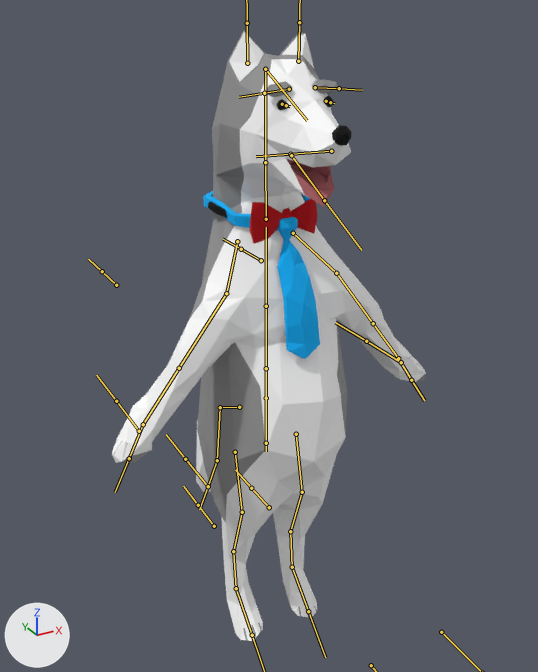
What one commit did to the FBX model Assets/Artwork/Characters/MidlevelDog/midlevel_dog_fbx.fbx.
One viewpoint serves both versions: a 50 mm camera at (-1.009, -1.853, 2.004) aimed at (0.047, 0.069, 1.043). Every picture has the same lights, and +X, +Y and +Z are marked at lower left. The bones that bend it are drawn over the model as lines.

Objects in the first picture: 'body', 'bowtie', 'tie'.
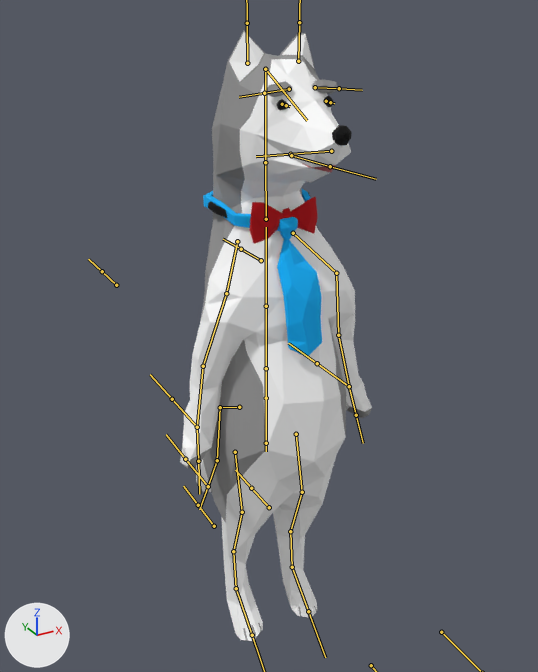
The newer file adds an action. The first version stands in its rest pose; the second is drawn at frame 2 of the action 'Armature|MouthClosed'.

Pixel boxes (x1, y1, x2, y2) of what changed, in the pictures (538 x 672 px):
'body', posed (39% narrower): before (112, 30, 426, 641); after (180, 30, 372, 641)
'tie', posed: before (203, 191, 320, 359); after (203, 188, 322, 356)
bone 'jaw', root to tip: before (291, 155) to (324, 200); after (291, 155) to (330, 166)
bone 'upper_arm.L', root to tip: before (336, 273) to (373, 323); after (336, 273) to (338, 335)
bone 'forearm.L', root to tip: before (373, 323) to (398, 358); after (338, 335) to (349, 386)
bone 'upper_arm.R', root to tip: before (226, 293) to (179, 368); after (226, 293) to (203, 366)
bone 'forearm.R', root to tip: before (179, 368) to (143, 424); after (203, 366) to (197, 427)

The edits, one by one:
Bone 'jaw' (bone_jaw) turns from (0, 0, 0) to (-28, 0, 0) degrees about its own x, y and z.
Bone 'upper_arm.L' (bone_upper_arm_l) turns from (0, 0, 0) to (-23, -18, -9) degrees about its own x, y and z.
Bone 'forearm.L' (bone_forearm_l) turns from (0, 0, 0) to (11, 2, -16) degrees about its own x, y and z.
Bone 'upper_arm.R' (bone_upper_arm_r) turns from (0, 0, 0) to (-23, 18, 9) degrees about its own x, y and z.
Bone 'forearm.R' (bone_forearm_r) turns from (0, 0, 0) to (11, -2, 16) degrees about its own x, y and z.
